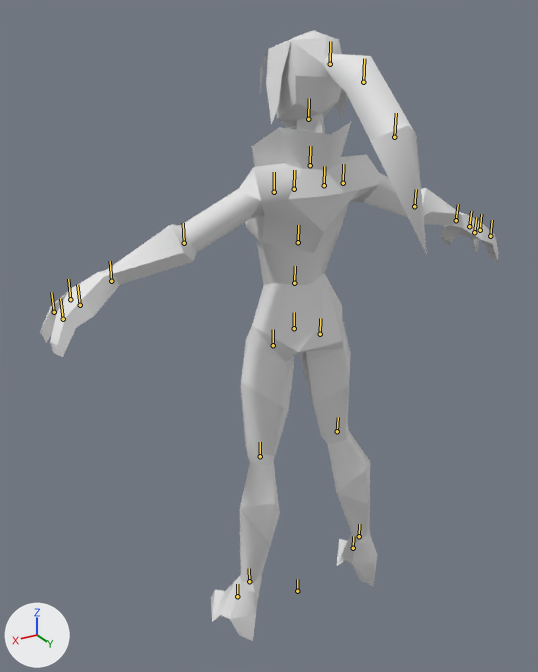
Two versions of the Blender file black_cat.blend, one commit apart.
Rendered twice from a camera (50 mm lens) standing at (6.44, 9.63, 10.45) and looking at (0.74, 0.13, 5.7). Lighting does not change. The marker at lower left points along +X, +Y and +Z. The bones that bend it are drawn over the model as lines.

In view in the first picture: 'bc'.
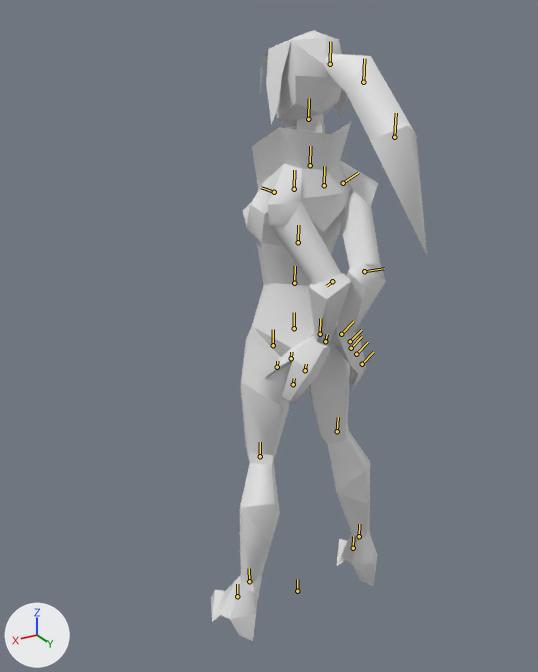
The newer file adds an action. The first version stands in its rest pose; the second is drawn at frame 1 of the action 'ANKLE_TIED'.

What changed in the scene script:
```text
Change bone_bc_shoulder_r:
    where bone_bc_shoulder_r = bpy.data.objects['Armature'].pose.bones['bc_Shoulder_R']  # child of 'bc_Scapula_R'
    bone_bc_shoulder_r.rotation_quaternion: (1.0, 0.0, 0.0, 0.0) -> (0.715, -0.147, -0.495, -0.471)  # degrees (0, 0, 0) -> degrees (29, -58, -83)
Change bone_bc_elbow_r:
    where bone_bc_elbow_r = bpy.data.objects['Armature'].pose.bones['bc_Elbow_R']  # child of 'bc_Shoulder_R'
    bone_bc_elbow_r.rotation_quaternion: (1.0, 0.0, 0.0, 0.0) -> (0.858, 0.004, 0.465, -0.217)  # degrees (0, 0, 0) -> degrees (-19, 53, -38)
Change bone_bc_wrist_r:
    where bone_bc_wrist_r = bpy.data.objects['Armature'].pose.bones['bc_Wrist_R']  # child of 'bc_Elbow_R'
    bone_bc_wrist_r.rotation_quaternion: (1.0, 0.0, 0.0, 0.0) -> (0.892, -0.028, 0.2, 0.405)  # degrees (0, 0, 0) -> degrees (7, 22, 50)
Change bone_bc_shoulder_l:
    where bone_bc_shoulder_l = bpy.data.objects['Armature'].pose.bones['bc_Shoulder_L']  # child of 'bc_Scapula_L'
    bone_bc_shoulder_l.rotation_quaternion: (1.0, 0.0, 0.0, 0.0) -> (0.718, 0.075, 0.414, -0.555)  # degrees (0, 0, 0) -> degrees (-29, 43, -87)
Change bone_bc_elbow_l:
    where bone_bc_elbow_l = bpy.data.objects['Armature'].pose.bones['bc_Elbow_L']  # child of 'bc_Shoulder_L'
    bone_bc_elbow_l.rotation_quaternion: (1.0, 0.0, 0.0, 0.0) -> (0.903, -0.134, -0.362, -0.19)  # degrees (0, 0, 0) -> degrees (-9, -45, -20)
Change bone_bc_wrist_l:
    where bone_bc_wrist_l = bpy.data.objects['Armature'].pose.bones['bc_Wrist_L']  # child of 'bc_Elbow_L'
    bone_bc_wrist_l.rotation_quaternion: (1.0, 0.0, 0.0, 0.0) -> (0.881, 0.048, -0.288, 0.373)  # degrees (0, 0, 0) -> degrees (-9, -33, 49)
```

Boxes (x1, y1, x2, y2) around the edits, measured in the pictures (538 x 672 px):
'bc', posed (53% narrower): before (40, 30, 499, 641); after (211, 30, 427, 641)
bone 'bc_Shoulder_R', root to tip: before (343, 183) to (343, 164); after (343, 183) to (358, 172)
bone 'bc_Elbow_R', root to tip: before (414, 206) to (416, 189); after (364, 271) to (384, 268)
bone 'bc_Wrist_R', root to tip: before (456, 220) to (458, 204); after (341, 334) to (353, 321)
bone 'bc_Shoulder_L', root to tip: before (274, 192) to (274, 172); after (274, 192) to (261, 187)
bone 'bc_Elbow_L', root to tip: before (184, 243) to (183, 223); after (332, 281) to (326, 286)
bone 'bc_Wrist_L', root to tip: before (111, 281) to (110, 261); after (325, 341) to (327, 334)
